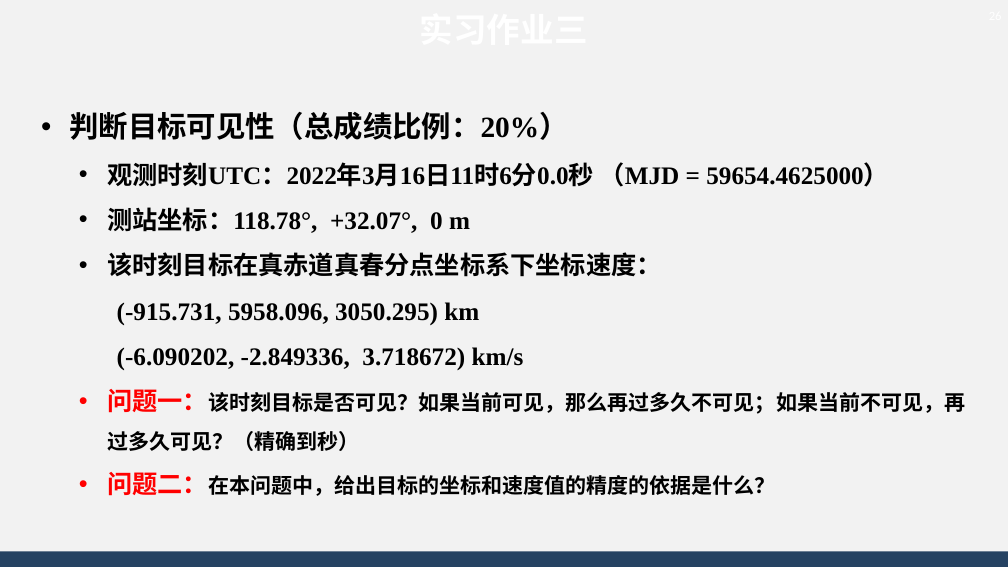
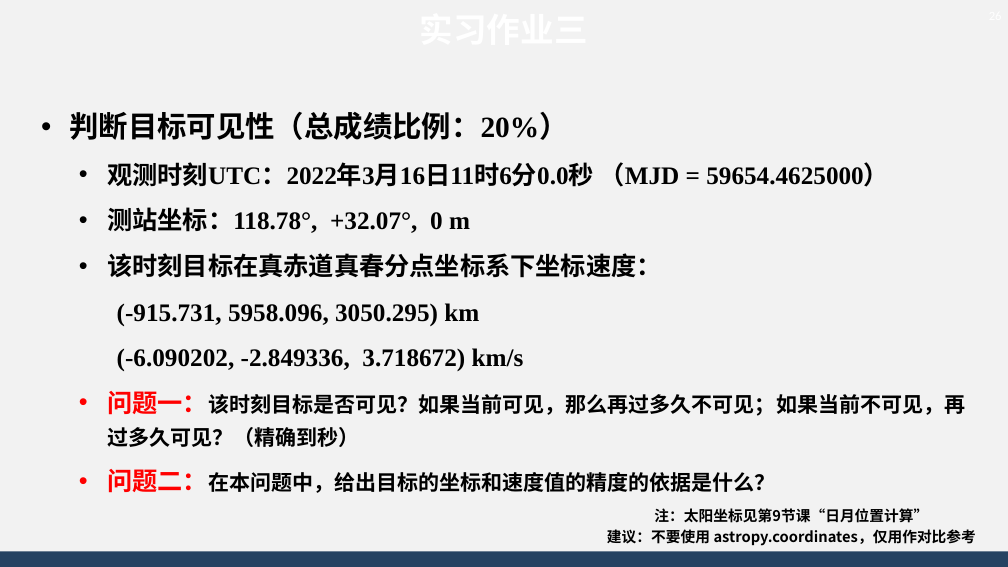
Before and after one commit to AsBackup/DAOSSA, a slide deck: slide 26 of 05-06 人造天体运动方程与二体问题积分.pptx. Drawn at 1008x567 pixels with LibreOffice and Linux fonts; fonts in the diff are those of the drawing; background and template pictures are left out. Boxes give left, top, right and bottom in pixels: in the first picture for what was removed or moved away, otherwise in the second. Text is boxed around its words. In the diff, an @@ line names an element or a change of style, - is before the commit and + after.

Commit message:
hk update

```diff
--- a/05-06 人造天体运动方程与二体问题积分.pptx
+++ b/05-06 人造天体运动方程与二体问题积分.pptx
@@ text at bbox=[107, 162, 965, 493]: line spacing 1.5 to 1.3; more space between paragraphs @@
@@ text added at bbox=[607, 508, 976, 546], 14 pt, text #000000, bold @@
+注：太阳坐标见第9节课“日月位置计算”
+建议：不要使用 astropy.coordinates，仅用作对比参考
```
